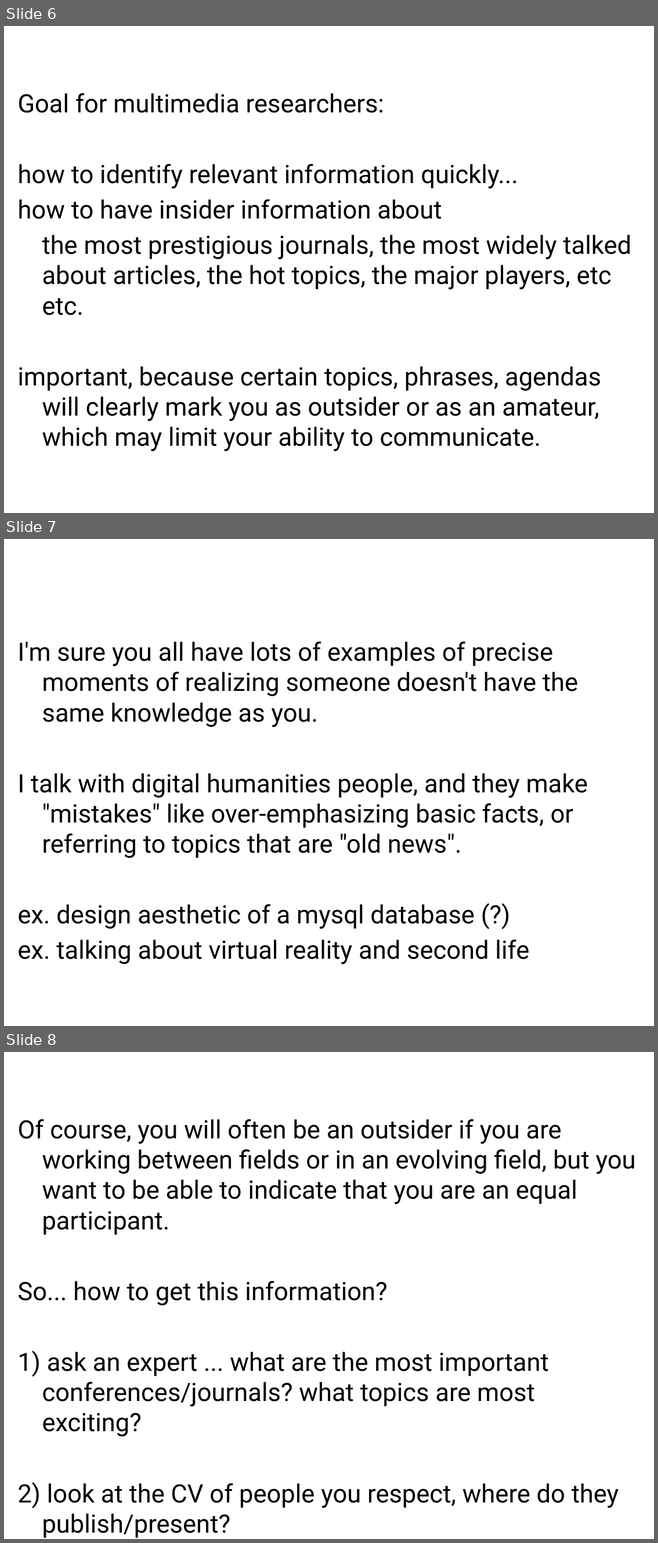
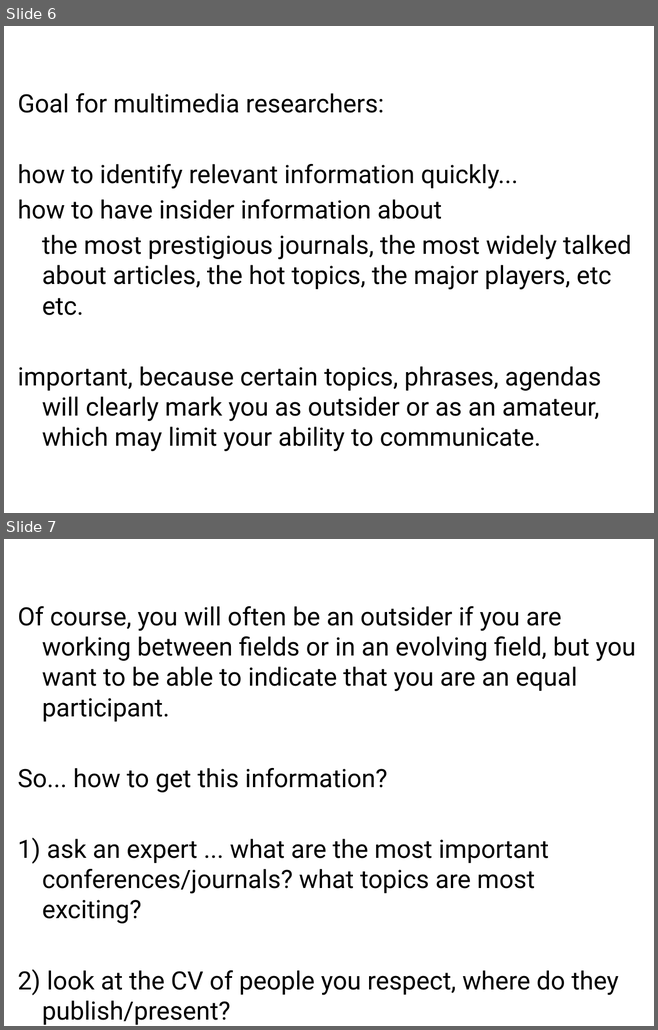
Before and after one commit to angusforbes/mat200c, a slide deck: slides/week2_day2.pptx. Shown one above the other, each under a label of ours: slides 6, 7 and 8 before the commit, slides 6 and 7 after it. The pictures are 658x1543 and 658x1030 pixels, drawn with LibreOffice and Linux fonts; fonts in the diff are those of the drawing. Boxes give left, top, right and bottom in pixels: in the first picture for what was removed or moved away, otherwise in the second. Text is boxed around its words. In the diff, an @@ line names an element or a change of style, - is before the commit and + after.

```diff
--- a/slides/week2_day2.pptx
+++ b/slides/week2_day2.pptx
@@ slide 7 removed at (x1=4, y1=539, x2=654, y2=1026), background #FFFFFF @@
@@ text removed at (x1=18, y1=642, x2=588, y2=965) @@
-I'm sure you all have lots of examples of precise moments of realizing someone doesn't have the same knowledge as you.
-I talk with digital humanities people, and they make "mistakes" like over-emphasizing basic facts, or referring to topics that are "old news".
-ex. design aesthetic of a mysql database (?)
-ex. talking about virtual reality and second life
@@ what was slide 8 is now slide 7 @@
```
Also in this commit, not shown: 2 slides changed, 11 other slides removed, 9 other files.
